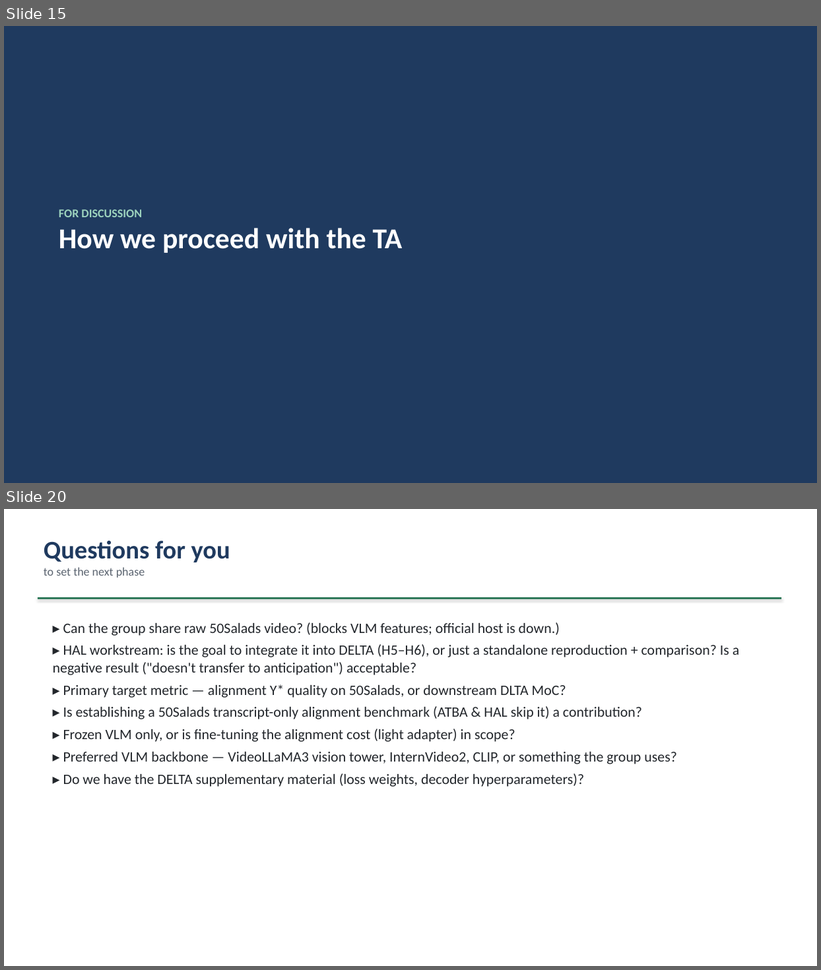
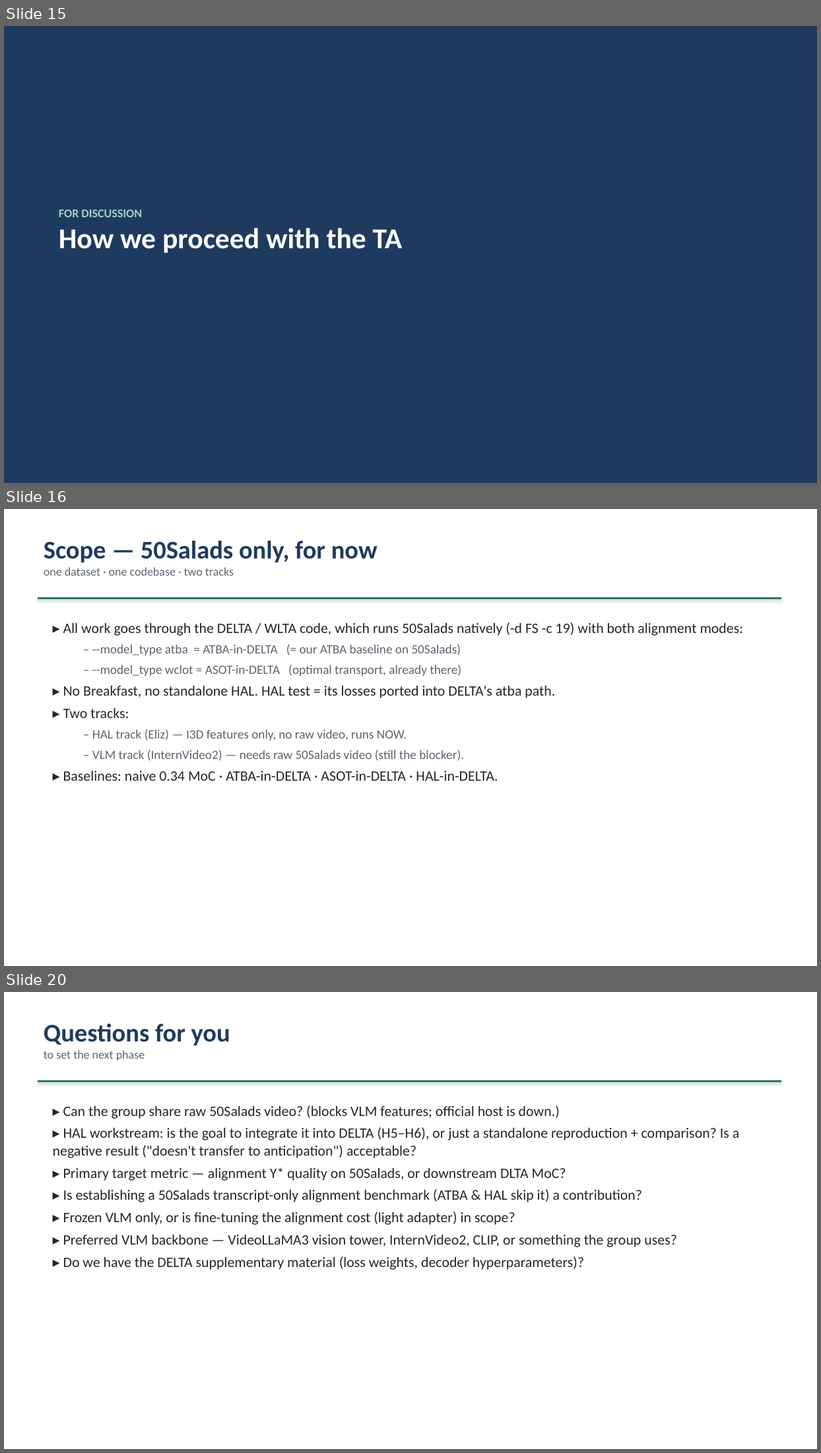
Before and after one commit to epayaslii/DELTA, a slide deck: slides/DELTA_progress_Mariella.pptx. Shown one above the other, each under a label of ours: slides 15 and 20 before the commit, slides 15, 16 and 20 after it; the slides between them are not shown. The pictures are 821x970 and 821x1453 pixels, drawn with LibreOffice and Linux fonts; fonts in the diff are those of the drawing. Boxes give left, top, right and bottom in pixels: in the first picture for what was removed or moved away, otherwise in the second. Text is boxed around its words. In the diff, an @@ line names an element or a change of style, - is before the commit and + after.

Commit message:
Scope to 50Salads only; two-track plan (HAL now, InternVideo2 when video)
Decision: focus on 50Salads only for now -> all work goes through the WLTA
code (runs 50S natively as -d FS -c 19, modes --model_type atba / wclot).
No Breakfast, no standalone HAL.

- docs/baselines-hal-cva.md: HAL plan H1-H7 rewritten as 50Salads-only-via-WLTA
  (run DELTA/WLTA atba+wclot -> dump tas_pseudolabels -> score Y* -> port HAL's
  VAE tap + recon/kl/diff into atba_loss.py -> compare Y* + Obs%/Pred% MoC ->
  ablate). Added VLM track V1-V6 with InternVideo2 (OpenGVLab/InternVideo2,
  video-native, > CVA's SlowFast+CLIP). HAL track needs NO raw video; only the
  VLM track is blocked on it.
- plan file: sequencing table -> two tracks, 50Salads only.
- slides: new "Scope - 50Salads only" slide; HAL slide -> H1-H7 via WLTA;
  VLM slide -> InternVideo2 V1-V6; two-track sequencing. 21 slides.

```diff
--- a/slides/DELTA_progress_Mariella.pptx
+++ b/slides/DELTA_progress_Mariella.pptx
@@ slide 16 added at [4, 509, 817, 966], background #FFFFFF @@
@@ text added at [44, 541, 378, 576], 14 pt, text #5B6470 @@
+Scope — 50Salads only, for now
+one dataset · one codebase · two tracks
@@ rectangle added at [38, 597, 781, 599], fill #1F6F4D @@
@@ text added at [63, 623, 744, 781], 17 pt, text #22262B @@
+▸ All work goes through the DELTA / WLTA code, which runs 50Salads natively (-d FS -c 19) with both alignment modes:
+  – --model_type atba = ATBA-in-DELTA (= our ATBA baseline on 50Salads)
+  – --model_type wclot = ASOT-in-DELTA (optimal transport, already there)
+▸ No Breakfast, no standalone HAL. HAL test = its losses ported into DELTA's atba path.
+▸ Two tracks:
+  – HAL track (Eliz) — I3D features only, no raw video, runs NOW.
+  – VLM track (InternVideo2) — needs raw 50Salads video (still the blocker).
+▸ Baselines: naive 0.34 MoC · ATBA-in-DELTA · ASOT-in-DELTA · HAL-in-DELTA.
```
Also in this commit, not shown: 4 slides changed, 1 slide removed, 2 other files.
